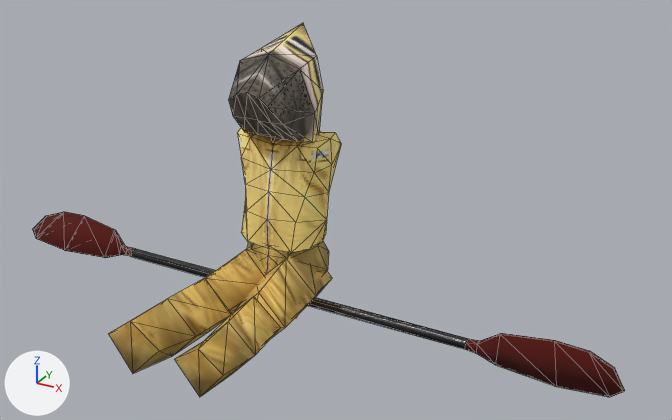
The glTF model models/character.glb: old version first, new version second.
The view is the same before and after, from a 50 mm lens placed at (1.91, -3.05, 1.98), pointed at (0.33, -0.16, 0.54). Every picture has the same lights, and +X, +Y and +Z are marked at lower left. Mesh edges are drawn as thin lines. Where no turn or scale is listed for an object, it has been applied to the vertices. Vertices at the same position are counted once.

In view in the first picture: 'Paddle', 'body_Cube', 'capucha', 'hips_Cube.002', 'leg.hi.l_Cube.005', 'leg.hi.r_Cube.010', 'leg.lo.l_Cube.011', 'leg.lo.r_Cube.008'.
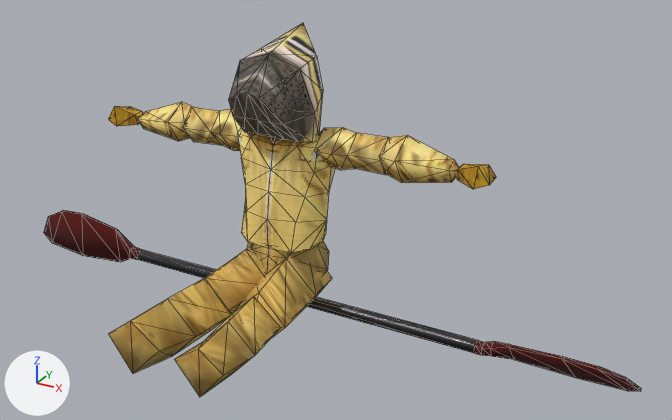
Where the newer file only moved an object's origin or applied its transform, the numbers keep the older frame.

What changed in the scene script:
```text
Change mat_character:
    where n0 = _N.new('ShaderNodeBsdfPrincipled'); n0.name = 'Principled BSDF'
    add n0.inputs[1].default_value = 0.0248  # 'Metallic'
Change me_cube_002:
    where me_cube_002.from_pydata(...)  # 52 vertices, 100 faces; spans x -1.51..1.45, y -0.07..0.07, z -0.07..0.12
    used by ob_paddle; location = (0.0, 0.0, 0.0)
    me_cube_002 part 1: the whole mesh is scaled about the mesh origin by (-1, -1.19, 1.19)
Add me_arm_hi_l_cube_001:
    me_arm_hi_l_cube_001.from_pydata(...)  # 18 vertices, 32 faces; spans x -0.181..0.18, y -0.087..0.089, z -0.089..0.086
    me_arm_hi_l_cube_001.materials.append(mat_character)
Add me_arm_lo_l_cube_003:
    me_arm_lo_l_cube_003.from_pydata(...)  # 14 vertices, 24 faces; spans x -0.151..0.185, y -0.089..0.091, z -0.088..0.092
    me_arm_lo_l_cube_003.materials.append(mat_character)
Add me_hand_l_cube_004:
    me_hand_l_cube_004.from_pydata(...)  # 11 vertices, 18 faces; spans x -0.083..0.081, y -0.063..0.051, z -0.033..0.055
    me_hand_l_cube_004.materials.append(mat_character)
Add me_arm_hi_r_cube_014:
    me_arm_hi_r_cube_014.from_pydata(...)  # 18 vertices, 32 faces; spans x -0.18..0.182, y -0.087..0.091, z -0.088..0.09
    me_arm_hi_r_cube_014.materials.append(mat_character)
Add me_arm_lo_r_cube_013:
    me_arm_lo_r_cube_013.from_pydata(...)  # 14 vertices, 24 faces; spans x -0.185..0.151, y -0.082..0.083, z -0.077..0.088
    me_arm_lo_r_cube_013.materials.append(mat_character)
Change ob_hand_right_closed:
    ob_hand_right_closed.location: (0.0, 0.0, 0.0) -> (-0.814, -0.003, 0.695)
    ob_hand_right_closed.rotation_euler: (-1.325, -0.739, 1.734) -> (1.571, 0.886, -0.324)  # degrees (-76, -42, 99) -> degrees (90, 51, -19)
Add ob_arm_hi_l_cube_001:
    ob_arm_hi_l_cube_001 = bpy.data.objects.new('arm.hi.l_Cube.001', me_arm_hi_l_cube_001)
    ob_arm_hi_l_cube_001.location = (0.302, 0.006, 0.726)
Add ob_arm_lo_l_cube_003:
    ob_arm_lo_l_cube_003 = bpy.data.objects.new('arm.lo.l_Cube.003', me_arm_lo_l_cube_003)
    ob_arm_lo_l_cube_003.location = (0.576, 0.002, 0.73)
Add ob_hand_l_cube_004:
    ob_hand_l_cube_004 = bpy.data.objects.new('hand.l_Cube.004', me_hand_l_cube_004)
    ob_hand_l_cube_004.location = (0.815, -0.008, 0.729)
Add ob_arm_hi_r_cube_014:
    ob_arm_hi_r_cube_014 = bpy.data.objects.new('arm.hi.r_Cube.014', me_arm_hi_r_cube_014)
    ob_arm_hi_r_cube_014.location = (-0.309, 0.006, 0.716)
Add ob_arm_lo_r_cube_013:
    ob_arm_lo_r_cube_013 = bpy.data.objects.new('arm.lo.r_Cube.013', me_arm_lo_r_cube_013)
    ob_arm_lo_r_cube_013.location = (-0.582, 0.004, 0.707)
```

Where the change shows, as pixel boxes [x1, y1, x2, y2] in the pictures (672 x 420 px):
'Paddle', mesh rescaled
    before: [33, 212, 625, 397]
    after: [44, 210, 641, 391]
'arm.lo.l_Cube.003', added
    after: [379, 135, 459, 183]
'arm.hi.l_Cube.001', added
    after: [316, 127, 389, 175]
'arm.hi.r_Cube.014', added
    after: [183, 107, 243, 151]
'arm.lo.r_Cube.013', added
    after: [137, 102, 192, 141]
'hand.l_Cube.004', added
    after: [456, 164, 496, 189]
'hand_right_closed', surface changed, moved, turned (not visible before)
    after: [108, 106, 143, 126]
